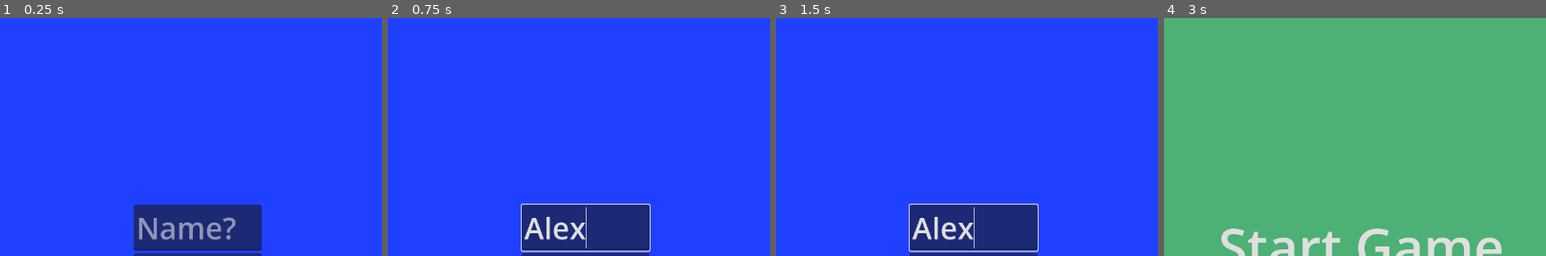
Above: before the commit, frames 1-4 (left to right).
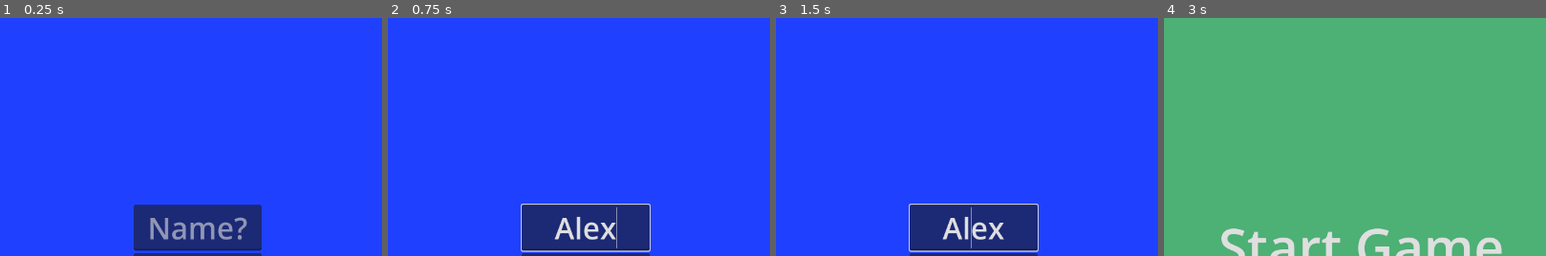
Above: after the commit, the same moments.

Repository: NIK-98/Paint_The_Ground
Game: Godot game, scene res://sceens/level.tscn
Two runs of this game, one before a commit and one after it. Both use one fixed random seed, a clock stepped at 60 frames per second and the inputs below. This scene is started directly instead of the project's main scene.
Inputs (mouse positions are % of the whole screen's width and height, from its top left):
- Up to frame 1 (0.25 s): no input
- Up to frame 2 (0.75 s): click (50, 46) at 0.52 s; type "Alex" at 0.6 s
- Up to frame 3 (1.5 s): click "Start Game" at 1.25 s
- Up to frame 4 (3 s): click "Start Game" at 2 s; click "Bestätiegen" at 2.75 s
The pictures show only the part of the screen within x 24-74%, y 2-52%; the shares and areas given below are measured in that part.

The runs differ from the first frame. In frame 1, 1.3% of the frame differs, in the area x 36-65%, y 83-94%; in frame 2, 1.2%; in frame 3, 1.2%; in frame 4, nothing differs.
Error in both runs: Attempt to call function 'get_node' in base 'null instance' on a null instance. (res://scripts/player.gd:33)

Commit message:
spieler name zentriert und maximale namenslänge auf 10 zeichen gesetzt

Diff:
--- a/sceens/level.tscn
+++ b/sceens/level.tscn
@@ -228,6 +228,9 @@
 layout_mode = 2
 theme_override_font_sizes/font_size = 50
 placeholder_text = "Name?"
+alignment = 1
+max_length = 10
+expand_to_text_length = true
 
 [node name="Enter" type="Button" parent="loby/CenterContainer/VBoxContainer"]
 layout_mode = 2
--- a/sceens/player.tscn
+++ b/sceens/player.tscn
@@ -52,6 +52,7 @@
 theme_override_font_sizes/font_size = 25
 horizontal_alignment = 1
 vertical_alignment = 1
+autowrap_mode = 2
 
 [node name="Color" type="ColorRect" parent="."]
 offset_right = 64.0
